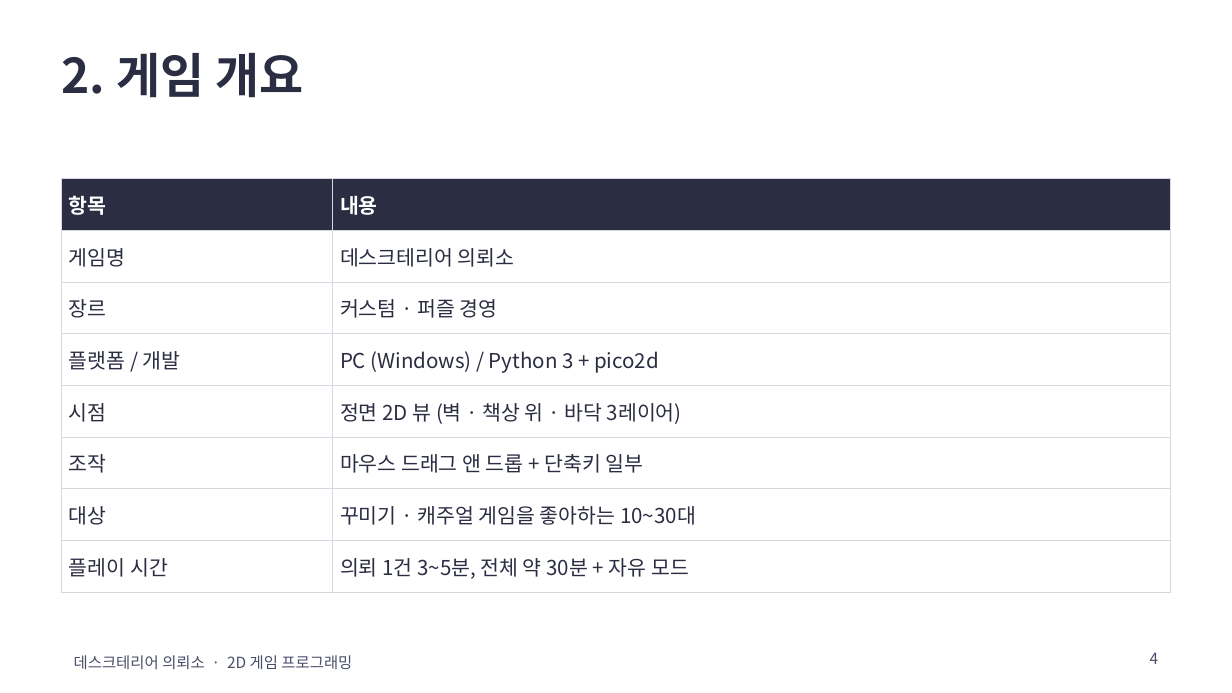
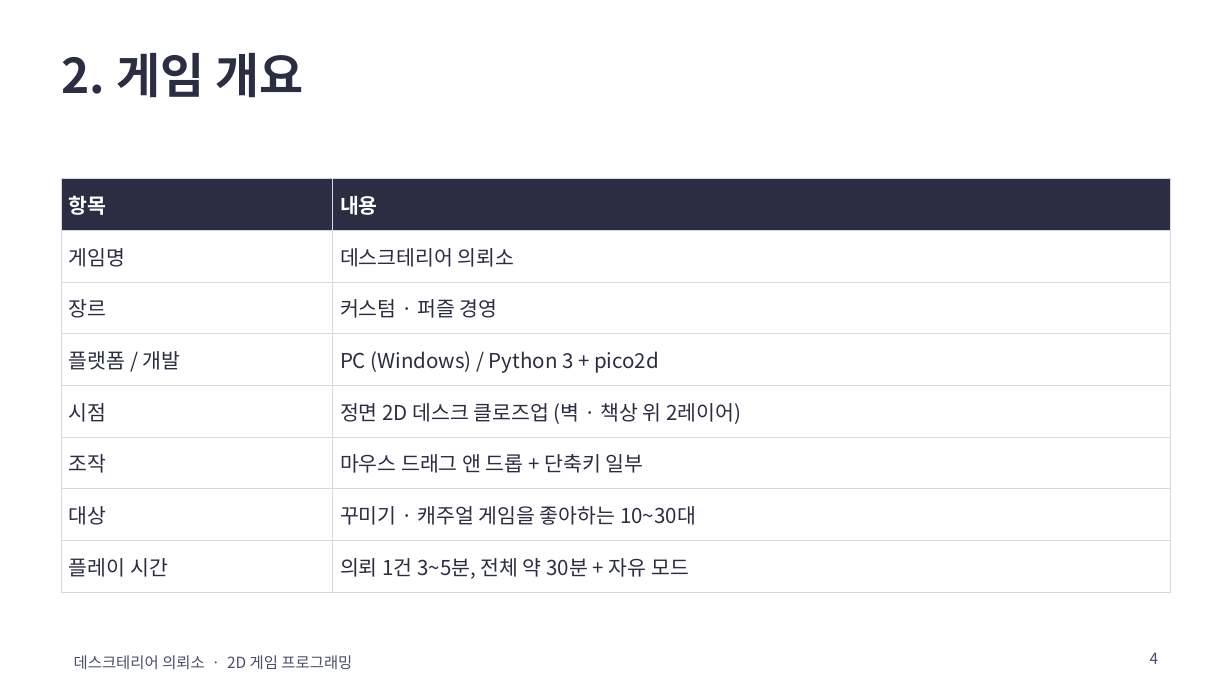
Before and after one commit to gladinoo/2DGAMEPROJECT, a slide deck: slide 4 of docs/데스크테리어의뢰소_기획서.pptx. Drawn at 1232x693 pixels with LibreOffice and Linux fonts; fonts in the diff are those of the drawing. Boxes give left, top, right and bottom in pixels: in the first picture for what was removed or moved away, otherwise in the second. Text is boxed around its words. In the diff, an @@ line names an element or a change of style, - is before the commit and + after.

```diff
--- a/docs/데스크테리어의뢰소_기획서.pptx
+++ b/docs/데스크테리어의뢰소_기획서.pptx
@@ table at box(62, 179, 1170, 583) @@
-row 5, column 2: 정면 2D 뷰 (벽 · 책상 위 · 바닥 3레이어)
+row 5, column 2: 정면 2D 데스크 클로즈업 (벽 · 책상 위 2레이어)
```
Also in this commit, not shown: 3 other slides changed, 1 slide added, 6 other files.
